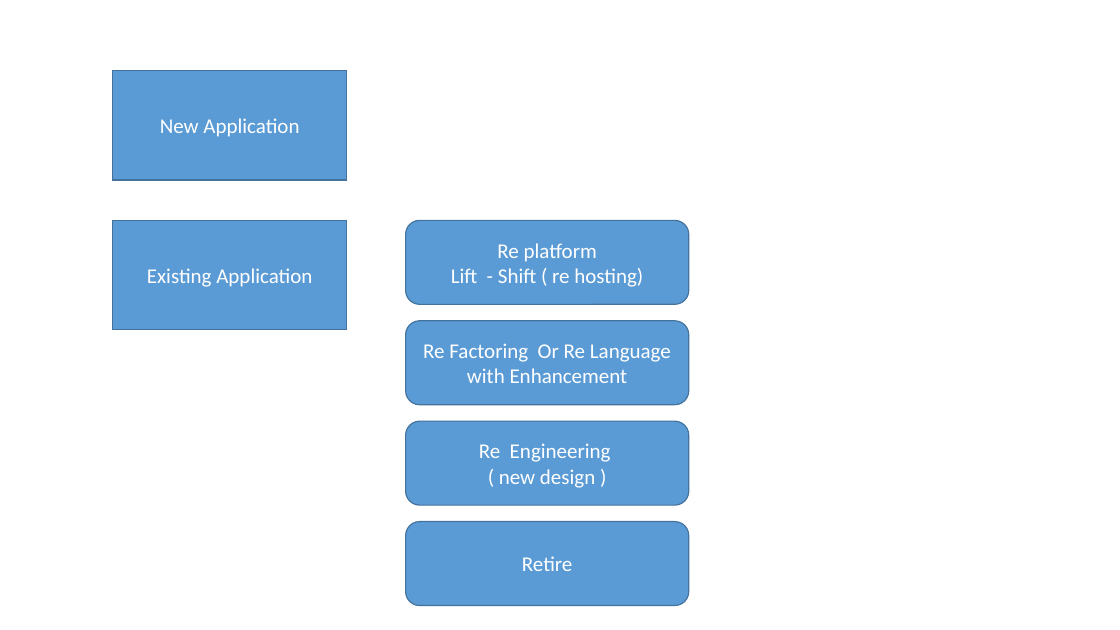
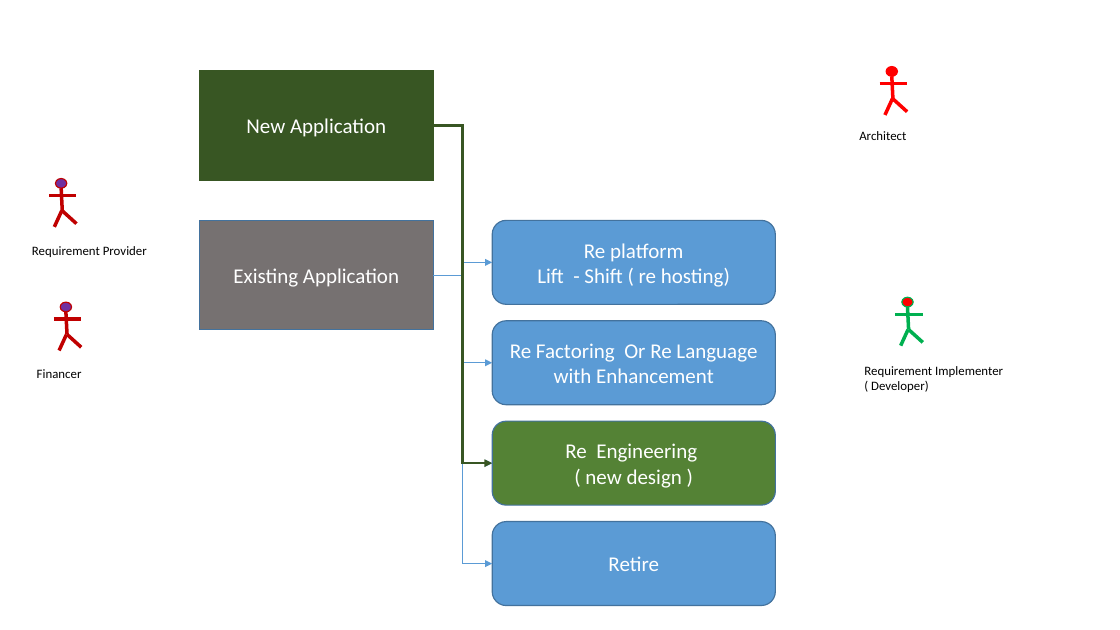
Before and after one commit to singhsiddh/sai, a slide deck: slide 1 of interview/Architecture.pptx. Drawn at 1120x630 pixels with LibreOffice and Linux fonts; fonts in the diff are those of the drawing. Boxes give left, top, right and bottom in pixels: in the first picture for what was removed or moved away, otherwise in the second. Text is boxed around its words. In the diff, an @@ line names an element or a change of style, - is before the commit and + after.

Commit message:
Fine tune few Architect slide ,WIP...

```diff
--- a/interview/Architecture.pptx
+++ b/interview/Architecture.pptx
@@ rectangle "New Application" at <box>199,71,434,180</box>: fill #5B9BD5 to #385723; outline #43739E 1 pt to #385723 1 pt @@
@@ elbow arrow added from (434, 125) to (492, 463), #385723 2.25 pt @@
@@ group added at <box>859,66,907,140</box>: 4 lines, 1 ellipse, 1 text @@
+Architect
@@ rectangle "Existing Application" at <box>199,220,434,329</box>: fill #5B9BD5 to #767171 @@
@@ group added at <box>32,179,147,257</box>: 4 lines, 1 ellipse, 1 text @@
+Requirement Provider
@@ elbow arrow added from (434, 275) to (492, 262), #5B9BD5 0.5 pt @@
@@ elbow arrow added from (434, 275) to (492, 363), #5B9BD5 0.5 pt @@
@@ elbow arrow added from (434, 275) to (492, 463), #5B9BD5 0.5 pt @@
@@ elbow arrow added from (434, 275) to (492, 564), #5B9BD5 0.5 pt @@
@@ group added at <box>37,302,82,378</box>: 4 lines, 1 ellipse, 1 text @@
+Financer
@@ group added at <box>864,297,1003,392</box>: 4 lines, 1 ellipse, 1 text @@
+Requirement Implementer
+( Developer)
@@ rounded rectangle "Re Engineering" at <box>492,421,776,505</box>: fill #5B9BD5 to #548235 @@
@@ 4 rounded rectangles, 2 rectangles: place and size @@
-4 rounded rectangles, 2 rectangles at <box>113,71,689,606</box>
+4 rounded rectangles, 2 rectangles at <box>199,71,776,606</box>
```
Also in this commit, not shown: 2 other slides changed, 1 slide added.
